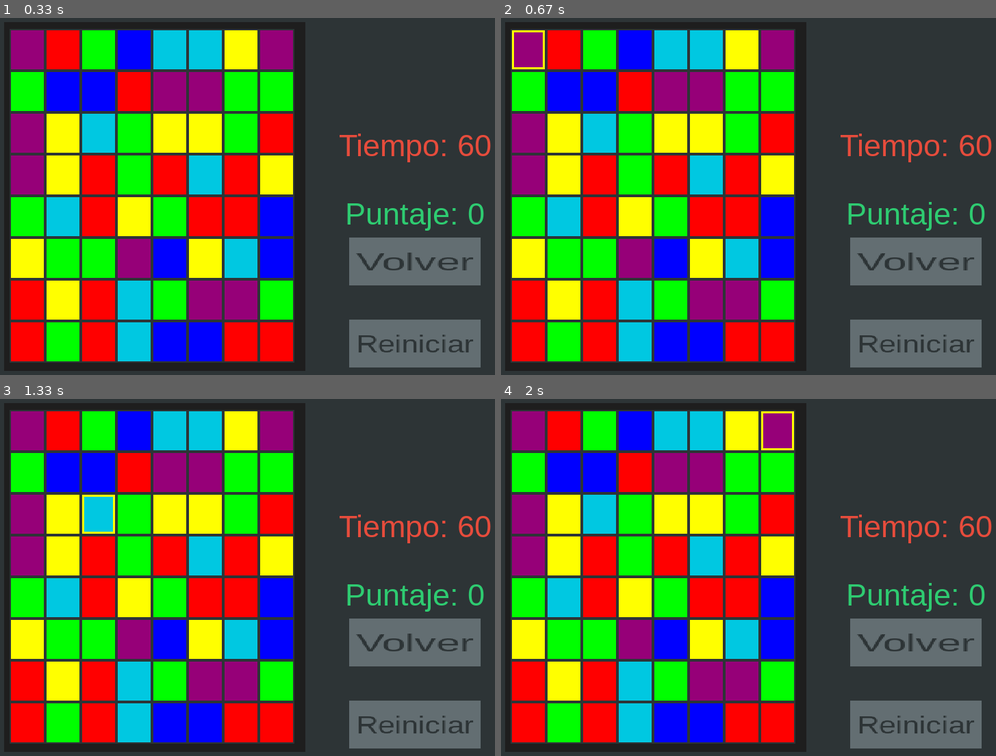
Above: before the commit, frames 1-4 (two rows, left to right).
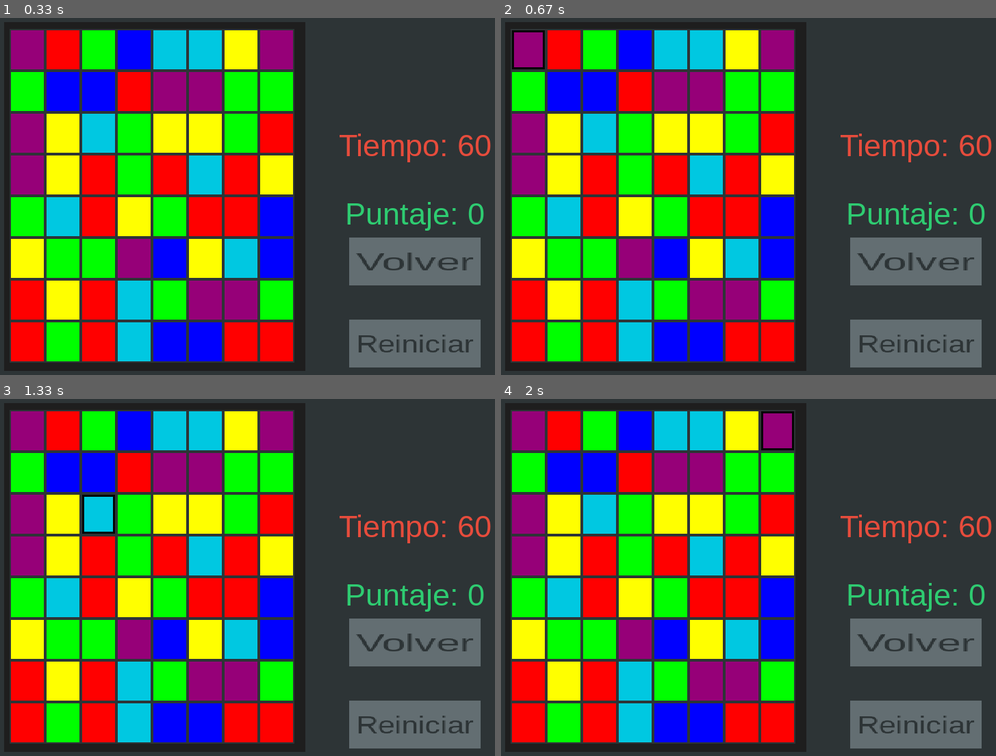
Above: after the commit, the same moments.

Repository: azulejo1237/Match3-Pygame-311
Game: pygame game, started from main.py
Two runs of this game, one before a commit and one after it. Both use one fixed random seed, a clock stepped at 60 frames per second and the inputs below.
Inputs (mouse positions are in pixels of both pictures, inside the frame that each line leads up to):
- Up to frame 1 (0.33 s): no input
- Up to frame 2 (0.67 s): click (530, 50) at 0.38 s
- Up to frame 3 (1.33 s): click "Reiniciar" at 0.72 s; click (79, 516) at 1.05 s
- Up to frame 4 (2 s): click (609, 423) at 1.38 s; click (763, 438) at 1.72 s

Frame 1 is identical in both runs. In frame 2, 0.2% of the frame differs, in the area x 2-9%, y 3-15%; in frame 3, 0.2%; in frame 4, 0.2%.

Commit message:
separacion de archivos

Diff:
--- a/funciones.py
+++ b/funciones.py
@@ -50,7 +50,7 @@
                     pantalla,
                     matriz[i][j]["color"],
                     matriz[i][j]["rect"],
-                    color_borde=(255, 255, 0),
+                    color_borde=(5, 5, 5),
                     grosor_borde=5
                 )
             else:
--- /dev/null
+++ b/funciones_pantalla.py
@@ -0,0 +1,68 @@
+import pygame
+from funciones import *
+from constantes import *
+
+# CREACION MATRIZ
+matriz = inicializar_matriz(CANTIDAD_FILAS, CANTIDAD_COLUMNAS)
+cargar_matriz_aleatoria(matriz, lista_color)
+generar_matriz_validada(matriz)
+crear_botones_matriz(matriz, rect_contenedor)
+
+def menu_interacciones():
+    corriendo = True
+    pantalla_actual = "juego"
+    celda_seleccionada = None  # guarda la celda clickeada
+
+    while corriendo:
+        for evento in pygame.event.get():
+            if evento.type == pygame.QUIT:
+                corriendo = False
+
+            if pantalla_actual == "juego" and evento.type == pygame.MOUSEBUTTONDOWN:
+                # BOTONES
+                if rect_boton_reiniciar.collidepoint(evento.pos):
+                    print("Boton Reiniciar presionado")
+                if rect_boton_volver.collidepoint(evento.pos):
+                    print("Boton Volver presionado")
+                    corriendo = False
+
+                # CLICK EN MATRIZ
+                for i in range(len(matriz)):
+                    for j in range(len(matriz[i])):
+                        if matriz[i][j]["rect"].collidepoint(evento.pos):
+                            celda_seleccionada = (i, j)
+                            print(f"Celda seleccionada: {celda_seleccionada}")
+
+        if pantalla_actual == "juego":
+            pantalla_juego(celda_seleccionada)
+
+def pantalla_juego(celda_seleccionada):
+    pantalla.fill(COLOR_FONDO)
+    pygame.draw.rect(pantalla, (30,30,30), rect_contenedor)
+
+    # Dibuja matriz con la celda seleccionada marcada
+    dibujar_matriz(matriz, pantalla, celda_seleccionada)
+
+    # TEMPORIZADOR y PUNTAJE
+    rect_texto_temporizador = texto_temporizador.get_rect()
+    rect_texto_temporizador.centerx = x_panel + ancho_panel/2
+    rect_texto_temporizador.y = y_temporizador
+    pantalla.blit(texto_temporizador, rect_texto_temporizador)
+
+    rect_texto_puntaje = texto_puntaje.get_rect()
+    rect_texto_puntaje.centerx = x_panel + ancho_panel/2
+    rect_texto_puntaje.y = y_puntaje
+    pantalla.blit(texto_puntaje, rect_texto_puntaje)
+
+    # BOTONES
+    pygame.draw.rect(pantalla, COLOR_BOTON, rect_boton_reiniciar)
+    rect_texto_reiniciar = texto_reiniciar.get_rect()
+    rect_texto_reiniciar.center = rect_boton_reiniciar.center
+    pantalla.blit(texto_reiniciar, rect_texto_reiniciar)
+
+    pygame.draw.rect(pantalla, COLOR_BOTON, rect_boton_volver)
+    rect_texto_volver = texto_volver.get_rect()
+    rect_texto_volver.center = rect_boton_volver.center
+    pantalla.blit(texto_volver, rect_texto_volver)
+
+    pygame.display.flip()
--- a/main.py
+++ b/main.py
@@ -1,73 +1,8 @@
 import pygame
-
-from funciones import *
+from funciones_pantalla import *
 
 pygame.init()
 
-# CREACION MATRIZ
-matriz = inicializar_matriz(CANTIDAD_FILAS, CANTIDAD_COLUMNAS)
-cargar_matriz_aleatoria(matriz, lista_color)
-generar_matriz_validada(matriz)
-crear_botones_matriz(matriz, rect_contenedor)
-
-
-
-celda_seleccionada = None
-
-corriendo = True
-
-# BUCLE PRINCIPAL
-while corriendo:
-
-    for evento in pygame.event.get():
-        if evento.type == pygame.QUIT:
-            corriendo = False
-
-
-        if evento.type == pygame.MOUSEBUTTONDOWN:
-            if rect_boton_reiniciar.collidepoint(evento.pos):
-                print("Boton Reiniciar presionado")
-            if rect_boton_volver.collidepoint(evento.pos):
-                print("Boton Volver presionado")
-            for i in range(len(matriz)):
-                for j in range(len(matriz[i])):
-                    if matriz[i][j]["rect"].collidepoint(evento.pos):
-                        celda_seleccionada = (i, j)
-                        print(f"Click en celda [{i}][{j}]")
-
-
-    pantalla.fill(COLOR_FONDO)
-
-
-    pygame.draw.rect(pantalla, (30, 30, 30), rect_contenedor)
-
-    dibujar_matriz(matriz, pantalla, celda_seleccionada)
-
-    # TEMPORIZADOR
-    rect_texto_temporizador = texto_temporizador.get_rect()
-    rect_texto_temporizador.centerx = x_panel + ancho_panel / 2
-    rect_texto_temporizador.y = y_temporizador
-    pantalla.blit(texto_temporizador, rect_texto_temporizador)
-
-    # PUNTAJE
-    rect_texto_puntaje = texto_puntaje.get_rect()
-    rect_texto_puntaje.centerx = x_panel + ancho_panel / 2
-    rect_texto_puntaje.y = y_puntaje
-    pantalla.blit(texto_puntaje, rect_texto_puntaje)
-
-    # BOTON REINICIAR
-    pygame.draw.rect(pantalla, COLOR_BOTON, rect_boton_reiniciar)
-    rect_texto_reiniciar = texto_reiniciar.get_rect()
-    rect_texto_reiniciar.center = rect_boton_reiniciar.center
-    pantalla.blit(texto_reiniciar, rect_texto_reiniciar)
-
-    # BOTON VOLVER
-    pygame.draw.rect(pantalla, COLOR_BOTON, rect_boton_volver)
-    rect_texto_volver = texto_volver.get_rect()
-    rect_texto_volver.center = rect_boton_volver.center
-    pantalla.blit(texto_volver, rect_texto_volver)
-
-    pygame.display.flip()
-
+menu_interacciones()
 
 pygame.quit()
